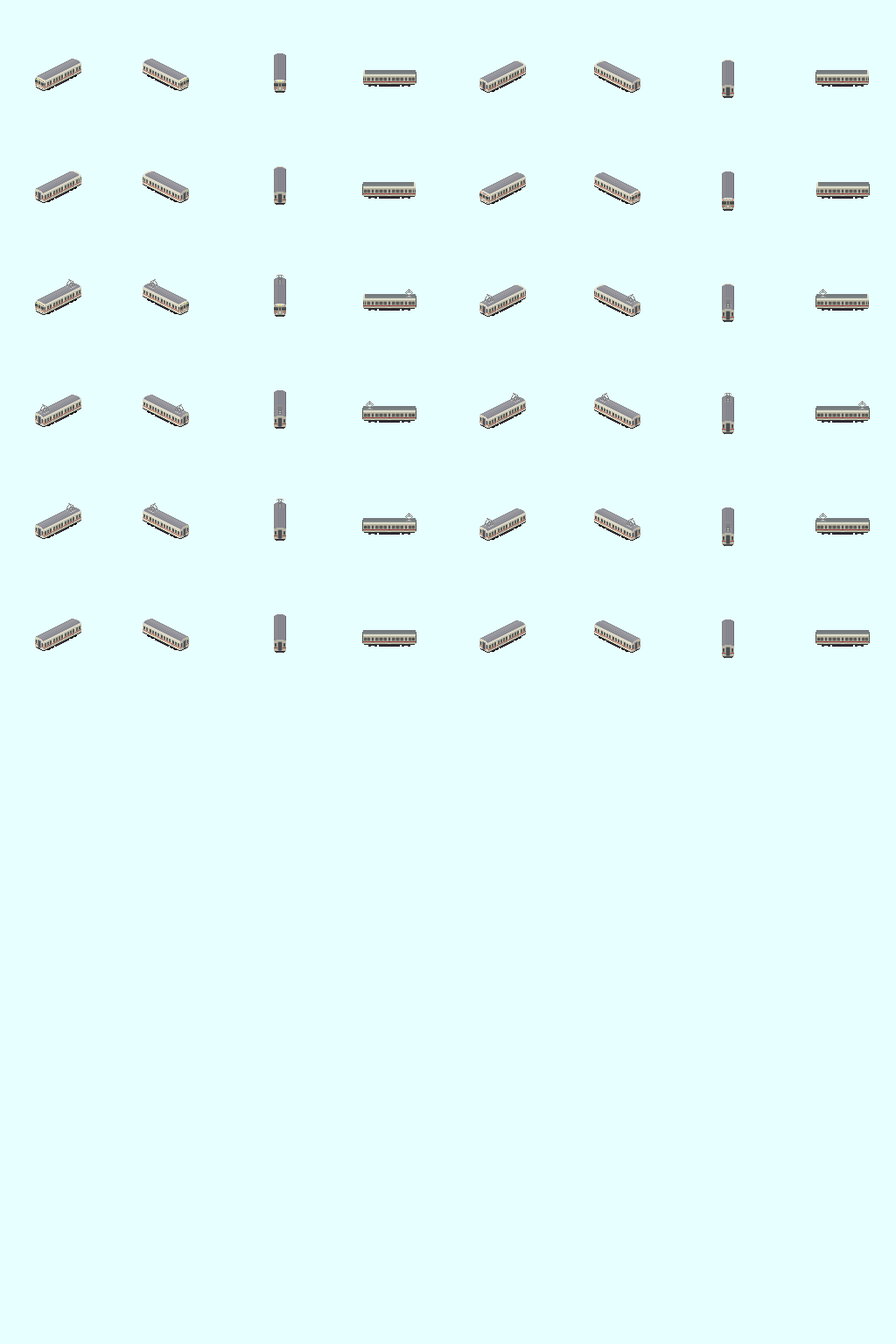
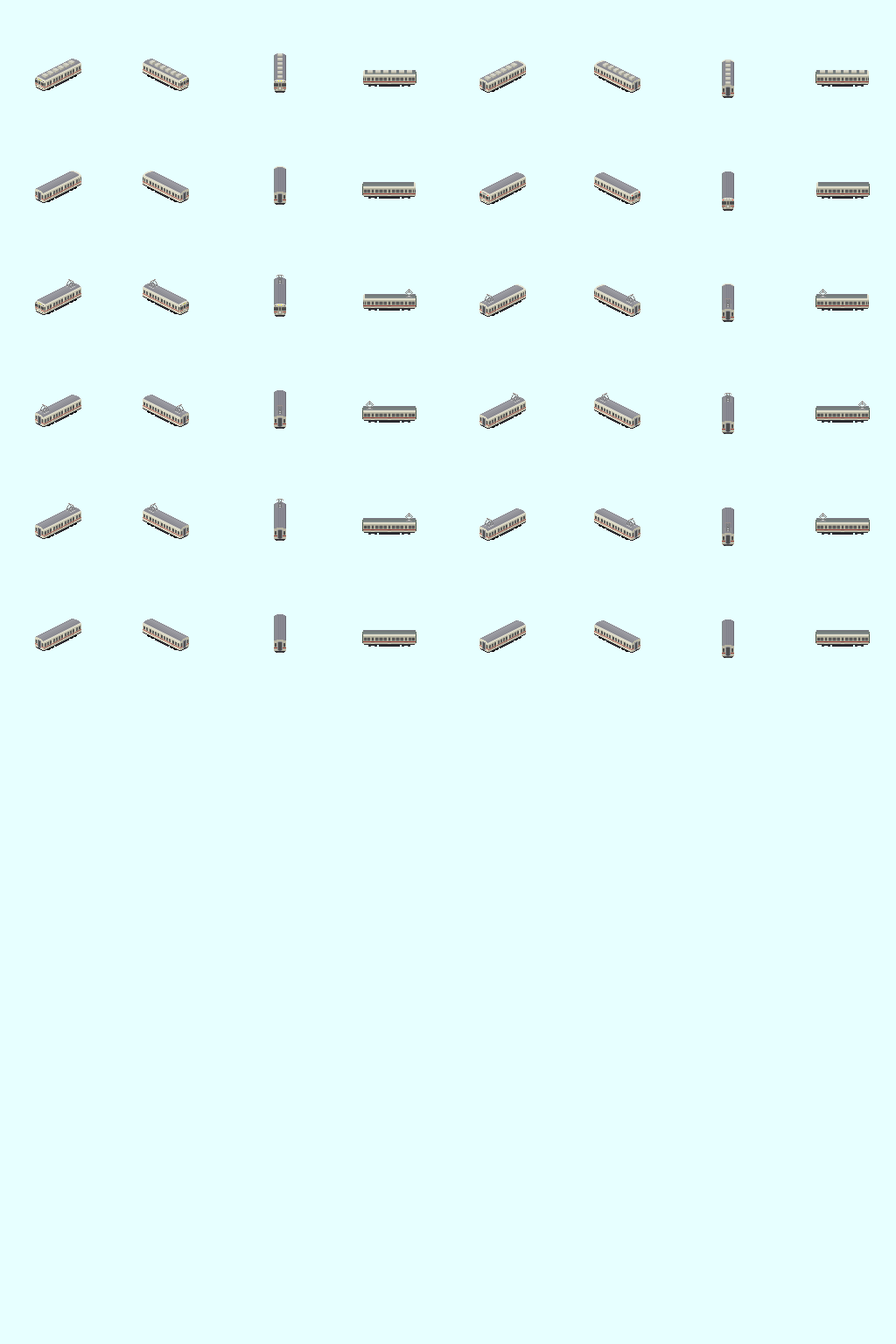
Comparing the layer stacks of the two 896px x 1344px images. Changes:
added layer "レイヤー 24" (overlay, 75%) in group "屋根" over [34, 53, 865, 310]
added group "クーラー" with 3 layers in group "屋根" over [41, 53, 865, 85]
added layer "レイヤー 32 のコピー" in group "クーラー" over [483, 59, 865, 85]
added layer "レイヤー 32" in group "クーラー" over [41, 53, 412, 79]
painted on "レイヤー 13" over [34, 77, 730, 310]
